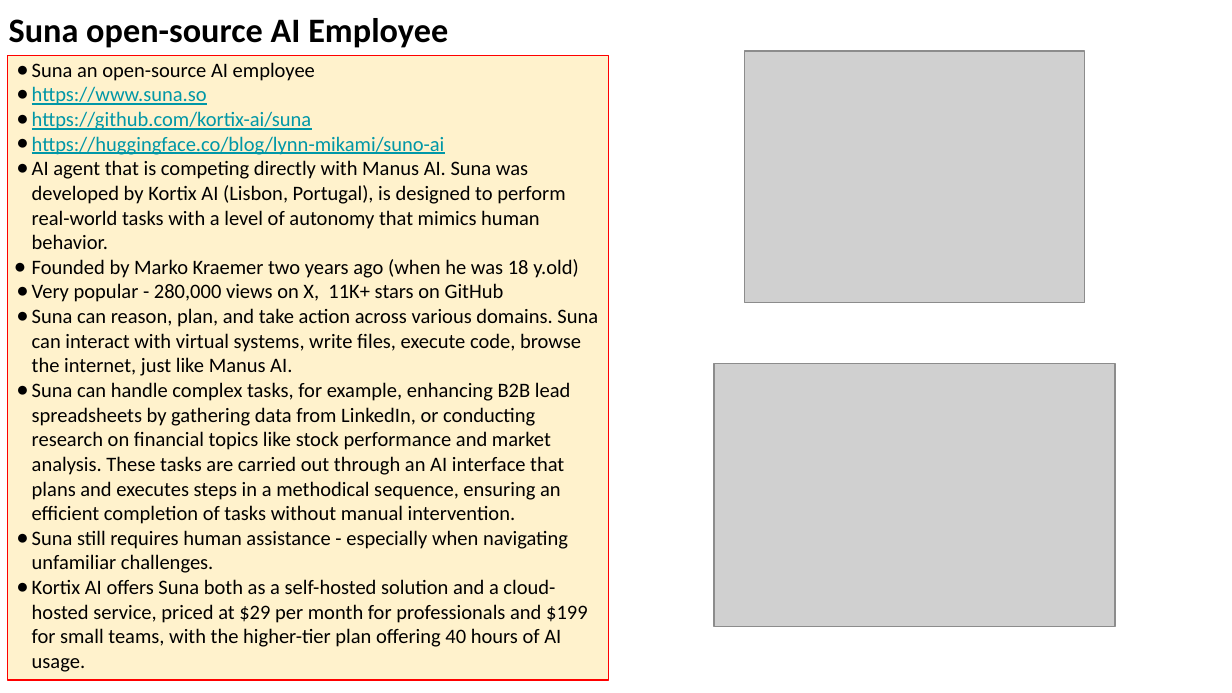
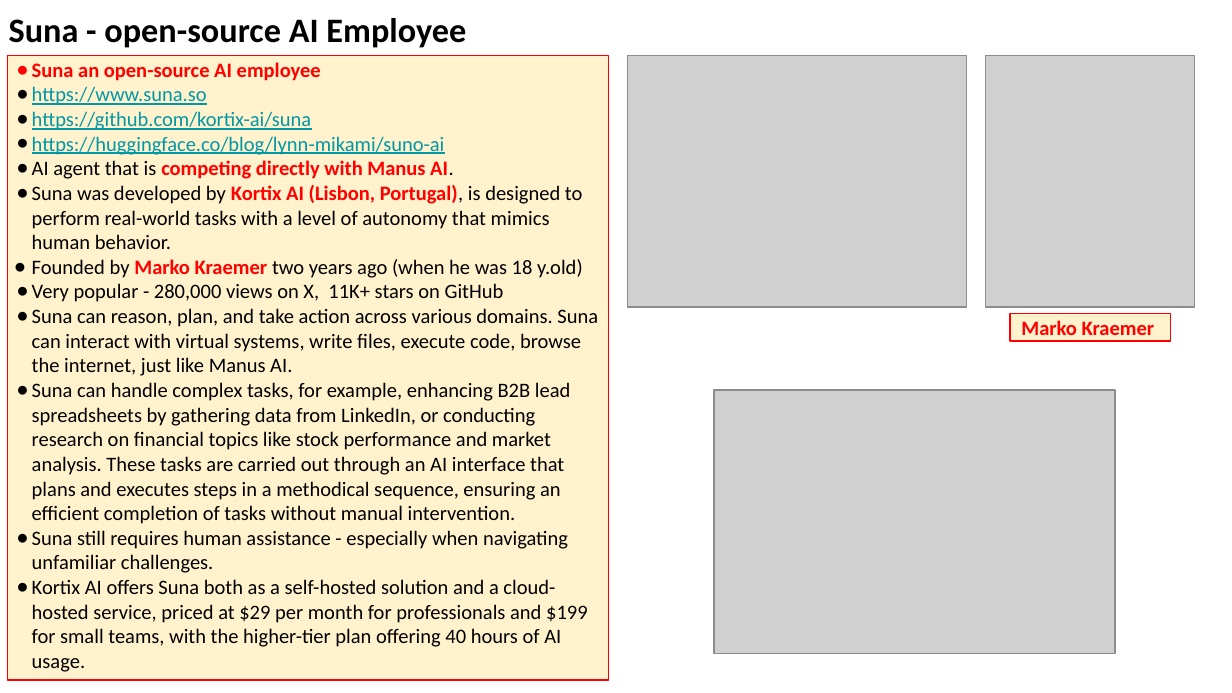
Before and after one commit to lselector/seminar, a slide deck: slide 11 of 2025/2025-05-16-AI-Updates.pptx. Drawn at 1232x693 pixels with LibreOffice and Linux fonts; fonts in the diff are those of the drawing; grey boxes stand for pictures. Boxes give left, top, right and bottom in pixels: in the first picture for what was removed or moved away, otherwise in the second. Text is boxed around its words. In the diff, an @@ line names an element or a change of style, - is before the commit and + after.

```diff
--- a/2025/2025-05-16-AI-Updates.pptx
+++ b/2025/2025-05-16-AI-Updates.pptx
@@ text at bbox=[9, 18, 466, 48]: text changed @@
-Suna open-source AI Employee
+Suna - open-source AI Employee
@@ picture: place and size @@
-picture at bbox=[745, 51, 1085, 302]
+picture at bbox=[627, 55, 967, 307]
@@ picture added at bbox=[986, 55, 1195, 307] @@
@@ text in rectangle at bbox=[32, 62, 583, 278]: text colour #000000 to #FF0000, bold on in "Suna an open-source AI employee", "Marko Kraemer"; bullet colour #000000 to #FF0000 @@
@@ text in rectangle at bbox=[32, 160, 583, 249]: text changed @@
-● AI agent that is competing directly with Manus AI. Suna was developed by Kortix AI (Lisbon, Portugal), is designed to perform real-world tasks with a level of autonomy that mimics human behavior.
+● AI agent that is competing directly with Manus AI.
+● Suna was developed by Kortix AI (Lisbon, Portugal), is designed to perform real-world tasks with a level of autonomy that mimics human behavior.
@@ rectangle added at bbox=[1010, 314, 1170, 341], fill #FFF2CC, outline #FF0000 0.75 pt, 12 pt, text #FF0000, bold @@
+Marko Kraemer
@@ picture: place and size @@
-picture at bbox=[715, 363, 1116, 627]
+picture at bbox=[715, 391, 1116, 654]
```
Also in this commit, not shown: 5 other slides changed, 1 slide added, 1 slide removed.
